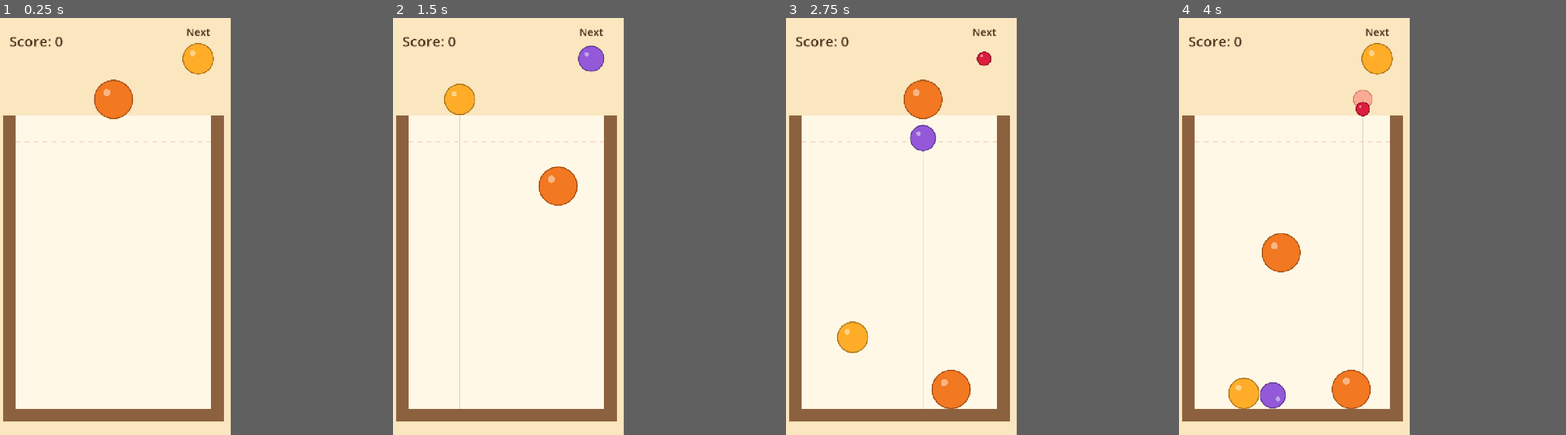
Above: before the commit, frames 1-4 (left to right).
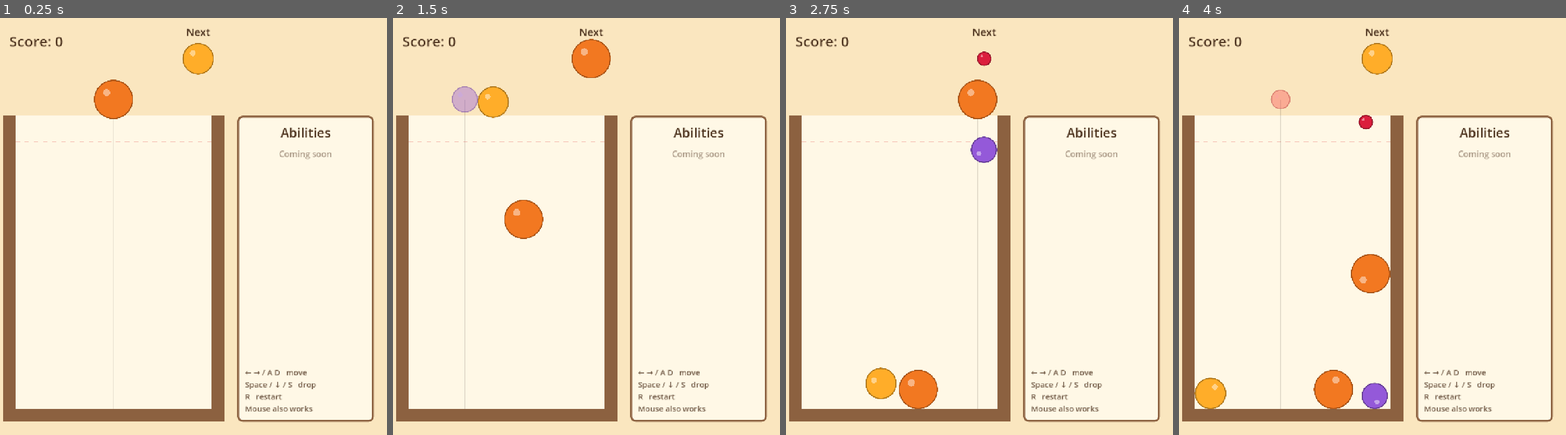
Above: after the commit, the same moments.

Repository: GilCostaSBL/Suika_Prototype
Game: Godot game, scene res://scenes/main.tscn
Same seed, same stepped clock (60 frames per second), same inputs: the game is played once before the commit and once after it.
Inputs (mouse positions are in pixels of both pictures, inside the frame that each line leads up to):
- Up to frame 1 (0.25 s): no input
- Up to frame 2 (1.5 s): tap Enter at 0.5 s; move the mouse to (559, 205) at 0.52 s; hold Right (move_right, bound only after the commit) 0.53-1.28 s; tap Space (drop, bound only after the commit) at 0.6, 1.35 s; click (559, 205) at 0.67 s; move the mouse to (458, 247) at 1.27 s; hold Left (move_left, bound only after the commit) from 1.28 s (still down); click (458, 247) at 1.42 s
- Up to frame 3 (2.75 s): move the mouse to (921, 134) at 2.02 s; release Left (move_left, bound only after the commit) at 2.03 s; hold Right (move_right, bound only after the commit) from 2.03 s (still down); tap Space (drop, bound only after the commit) at 2.1 s; click (921, 134) at 2.17 s
- Up to frame 4 (4 s): move the mouse to (1279, 309) at 2.77 s; tap Space (drop, bound only after the commit) at 2.85, 3.6 s; click (1279, 309) at 2.92 s; move the mouse to (1364, 289) at 3.52 s; release Right (move_right, bound only after the commit) at 3.53 s; hold Left (move_left, bound only after the commit) from 3.53 s (still down); click (1364, 289) at 3.67 s
In our replay, the window is 450x800 before the commit and 750x800 after it. These sizes can differ from the game's own. Grey fills any space a smaller window leaves; there, only what the larger window draws over its background counts as a difference.

The runs differ from the first frame. In frame 1, 17% of the frame differs, in the area x 4-100%, y 0-100%; in frame 2, 20%; in frame 3, 21%; in frame 4, 21%.

Commit message:
ui: widen window with ability panel, add keyboard controls
Viewport is now 1200x1280 with the jar unchanged on the left and an
Abilities panel on the right. Adds move/drop/restart input actions so the
game is playable without the mouse leaving the window.

Co-Authored-By: Claude Opus 5.5 <noreply@anthropic.com>

Diff:
--- a/project.godot
+++ b/project.godot
@@ -16,10 +16,38 @@
 
 [display]
 
-window/size/viewport_width=720
+window/size/viewport_width=1200
 window/size/viewport_height=1280
+window/size/window_width_override=1020
+window/size/window_height_override=1088
 window/stretch/mode="canvas_items"
-window/handheld/orientation=1
+
+[input]
+
+move_left={
+"deadzone": 0.2,
+"events": [Object(InputEventKey,"resource_local_to_scene":false,"resource_name":"","device":-1,"window_id":0,"alt_pressed":false,"shift_pressed":false,"ctrl_pressed":false,"meta_pressed":false,"pressed":false,"keycode":0,"physical_keycode":4194319,"key_label":0,"unicode":0,"location":0,"echo":false,"script":null)
+, Object(InputEventKey,"resource_local_to_scene":false,"resource_name":"","device":-1,"window_id":0,"alt_pressed":false,"shift_pressed":false,"ctrl_pressed":false,"meta_pressed":false,"pressed":false,"keycode":0,"physical_keycode":65,"key_label":0,"unicode":0,"location":0,"echo":false,"script":null)
+]
+}
+move_right={
+"deadzone": 0.2,
+"events": [Object(InputEventKey,"resource_local_to_scene":false,"resource_name":"","device":-1,"window_id":0,"alt_pressed":false,"shift_pressed":false,"ctrl_pressed":false,"meta_pressed":false,"pressed":false,"keycode":0,"physical_keycode":4194321,"key_label":0,"unicode":0,"location":0,"echo":false,"script":null)
+, Object(InputEventKey,"resource_local_to_scene":false,"resource_name":"","device":-1,"window_id":0,"alt_pressed":false,"shift_pressed":false,"ctrl_pressed":false,"meta_pressed":false,"pressed":false,"keycode":0,"physical_keycode":68,"key_label":0,"unicode":0,"location":0,"echo":false,"script":null)
+]
+}
+drop={
+"deadzone": 0.2,
+"events": [Object(InputEventKey,"resource_local_to_scene":false,"resource_name":"","device":-1,"window_id":0,"alt_pressed":false,"shift_pressed":false,"ctrl_pressed":false,"meta_pressed":false,"pressed":false,"keycode":0,"physical_keycode":32,"key_label":0,"unicode":0,"location":0,"echo":false,"script":null)
+, Object(InputEventKey,"resource_local_to_scene":false,"resource_name":"","device":-1,"window_id":0,"alt_pressed":false,"shift_pressed":false,"ctrl_pressed":false,"meta_pressed":false,"pressed":false,"keycode":0,"physical_keycode":4194322,"key_label":0,"unicode":0,"location":0,"echo":false,"script":null)
+, Object(InputEventKey,"resource_local_to_scene":false,"resource_name":"","device":-1,"window_id":0,"alt_pressed":false,"shift_pressed":false,"ctrl_pressed":false,"meta_pressed":false,"pressed":false,"keycode":0,"physical_keycode":83,"key_label":0,"unicode":0,"location":0,"echo":false,"script":null)
+]
+}
+restart={
+"deadzone": 0.2,
+"events": [Object(InputEventKey,"resource_local_to_scene":false,"resource_name":"","device":-1,"window_id":0,"alt_pressed":false,"shift_pressed":false,"ctrl_pressed":false,"meta_pressed":false,"pressed":false,"keycode":0,"physical_keycode":82,"key_label":0,"unicode":0,"location":0,"echo":false,"script":null)
+]
+}
 
 [physics]
 
--- a/scenes/main.tscn
+++ b/scenes/main.tscn
@@ -1,6 +1,22 @@
 [gd_scene format=3]
 
 [ext_resource type="Script" path="res://scripts/game.gd" id="1_game"]
+
+[sub_resource type="StyleBoxFlat" id="StyleBoxFlat_panel"]
+bg_color = Color(1, 0.97, 0.9, 1)
+border_width_left = 6
+border_width_top = 6
+border_width_right = 6
+border_width_bottom = 6
+border_color = Color(0.55, 0.38, 0.25, 1)
+corner_radius_top_left = 16
+corner_radius_top_right = 16
+corner_radius_bottom_right = 16
+corner_radius_bottom_left = 16
+content_margin_left = 24.0
+content_margin_top = 24.0
+content_margin_right = 24.0
+content_margin_bottom = 24.0
 
 [node name="Main" type="Node2D"]
 script = ExtResource("1_game")
@@ -38,6 +54,45 @@
 theme_override_constants/outline_size = 12
 theme_override_font_sizes/font_size = 44
 text = "GAME OVER
-Click or press R to restart"
+Space, click or R to restart"
 horizontal_alignment = 1
 vertical_alignment = 1
+
+[node name="AbilityPanel" type="PanelContainer" parent="UI"]
+offset_left = 740.0
+offset_top = 300.0
+offset_right = 1160.0
+offset_bottom = 1240.0
+theme_override_styles/panel = SubResource("StyleBoxFlat_panel")
+
+[node name="Layout" type="VBoxContainer" parent="UI/AbilityPanel"]
+layout_mode = 2
+theme_override_constants/separation = 20
+
+[node name="Title" type="Label" parent="UI/AbilityPanel/Layout"]
+layout_mode = 2
+theme_override_colors/font_color = Color(0.3, 0.2, 0.12, 1)
+theme_override_font_sizes/font_size = 40
+text = "Abilities"
+horizontal_alignment = 1
+
+[node name="AbilityButtons" type="VBoxContainer" parent="UI/AbilityPanel/Layout"]
+layout_mode = 2
+size_flags_vertical = 3
+theme_override_constants/separation = 16
+
+[node name="Placeholder" type="Label" parent="UI/AbilityPanel/Layout/AbilityButtons"]
+layout_mode = 2
+theme_override_colors/font_color = Color(0.3, 0.2, 0.12, 0.5)
+theme_override_font_sizes/font_size = 26
+text = "Coming soon"
+horizontal_alignment = 1
+
+[node name="ControlsHint" type="Label" parent="UI/AbilityPanel/Layout"]
+layout_mode = 2
+theme_override_colors/font_color = Color(0.3, 0.2, 0.12, 0.8)
+theme_override_font_sizes/font_size = 24
+text = "← → / A D   move
+Space / ↓ / S   drop
+R   restart
+Mouse also works"
--- a/scripts/game.gd
+++ b/scripts/game.gd
@@ -15,6 +15,8 @@
 ## How long a fruit must stay above the danger line to end the game.
 const GAME_OVER_TIME := 2.0
 const NEXT_PREVIEW_POS := Vector2(620.0, 125.0)
+## Dropper speed when moved with the keyboard, in pixels per second.
+const KEY_MOVE_SPEED := 700.0
 
 const JAR_COLOR := Color(0.55, 0.38, 0.25)
 const JAR_INSIDE_COLOR := Color(1.0, 0.97, 0.9)
@@ -43,25 +45,38 @@
 
 
 func _physics_process(delta: float) -> void:
+	if Input.is_action_just_pressed("restart"):
+		_restart()
+		return
 	if is_over:
+		if Input.is_action_just_pressed("drop"):
+			_restart()
 		return
 	cooldown = maxf(cooldown - delta, 0.0)
-	drop_x = get_global_mouse_position().x
+	_handle_keyboard(delta)
 	_check_merges()
 	_check_danger(delta)
 	queue_redraw()
 
 
+func _handle_keyboard(delta: float) -> void:
+	var axis := Input.get_axis("move_left", "move_right")
+	if axis != 0.0:
+		# Start from the clamped position so there's no dead zone after hitting a wall.
+		drop_x = clampf(_clamped_drop_x(current_tier) + axis * KEY_MOVE_SPEED * delta, JAR_LEFT, JAR_RIGHT)
+	if Input.is_action_just_pressed("drop"):
+		_drop()
+
+
 func _unhandled_input(event: InputEvent) -> void:
+	if event is InputEventMouseMotion:
+		drop_x = get_global_mouse_position().x
 	var mouse := event as InputEventMouseButton
 	if mouse and mouse.button_index == MOUSE_BUTTON_LEFT and not mouse.pressed:
 		if is_over:
 			_restart()
 		else:
 			_drop()
-	var key := event as InputEventKey
-	if key and key.pressed and key.keycode == KEY_R:
-		_restart()
 
 
 func _build_jar() -> void:
--- a/tests/smoke_test.gd
+++ b/tests/smoke_test.gd
@@ -30,6 +30,19 @@
 	_expect(main.score == 1 + FruitData.merge_score(10), "watermelon merge adds 66, total 67 (got %d)" % main.score)
 	_expect(_tiers(main) == [1], "watermelons vanish (got %s)" % [_tiers(main)])
 	_expect(not main.is_over, "no game over yet")
+
+	# Keyboard: holding move_right shifts the dropper; the drop action drops a fruit.
+	var start_x: float = main.drop_x
+	Input.action_press("move_right")
+	await _wait_physics(30)
+	Input.action_release("move_right")
+	_expect(main.drop_x > start_x, "move_right shifts the dropper (%.0f -> %.0f)" % [start_x, main.drop_x])
+	var count_before := _tiers(main).size()
+	Input.action_press("drop")
+	await _wait_physics(2)
+	Input.action_release("drop")
+	_expect(_tiers(main).size() == count_before + 1, "drop action spawns a fruit")
+	await _wait_physics(240)
 
 	# A settled fruit held above the danger line ends the game.
 	var stuck: Fruit = main._spawn_fruit(0, Vector2(120, 330))
Not shown, changed: CLAUDE.md
Not shown, changed: docs/design/GDD.md
Not shown, changed: docs/devlog/2026-11-02.md
